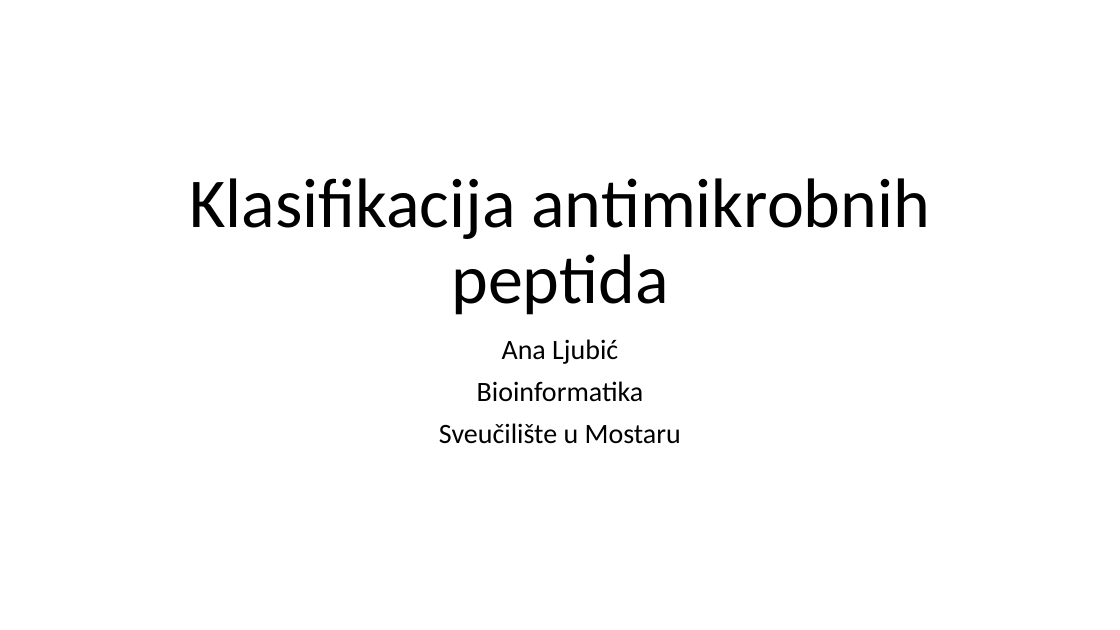
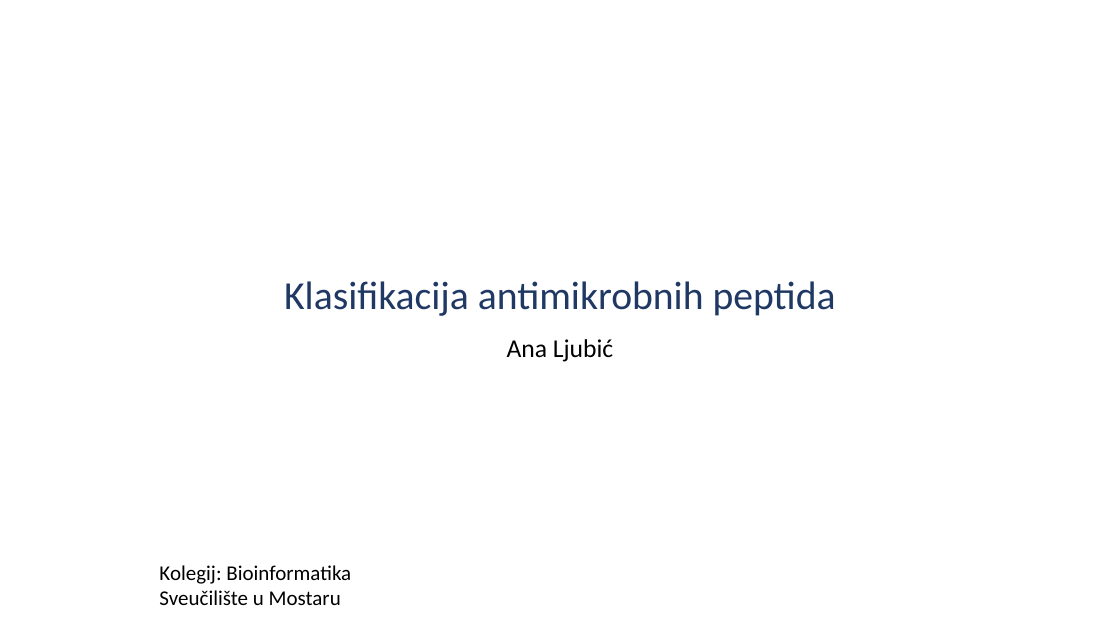
Before and after one commit to aljubic1/bioinformatika_projekt_alj, a slide deck: slide 1 of Klasifikacija antimikrobnih peptida.pptx. Drawn at 1120x630 pixels with LibreOffice and Linux fonts; fonts in the diff are those of the drawing. Boxes give left, top, right and bottom in pixels: in the first picture for what was removed or moved away, otherwise in the second. Text is boxed around its words. In the diff, an @@ line names an element or a change of style, - is before the commit and + after.

```diff
--- a/Klasifikacija antimikrobnih peptida.pptx
+++ b/Klasifikacija antimikrobnih peptida.pptx
@@ title "Klasifikacija antimikrobnih peptida" at [284,281,836,316]: size 60 to 34 pt, text colour #000000 to #203864 @@
@@ subtitle "Ana Ljubić" at [507,339,613,362]: size 24 to 22 pt @@
@@ subtitle at [439,381,681,444]: paragraphs removed @@
-Bioinformatika
-Sveučilište u Mostaru
@@ text added at [159,565,351,605], 18 pt, text #000000 @@
+Kolegij: Bioinformatika
+Sveučilište u Mostaru
```
Also in this commit, not shown: 2 slides added, 1 slide removed, 1 other file.
